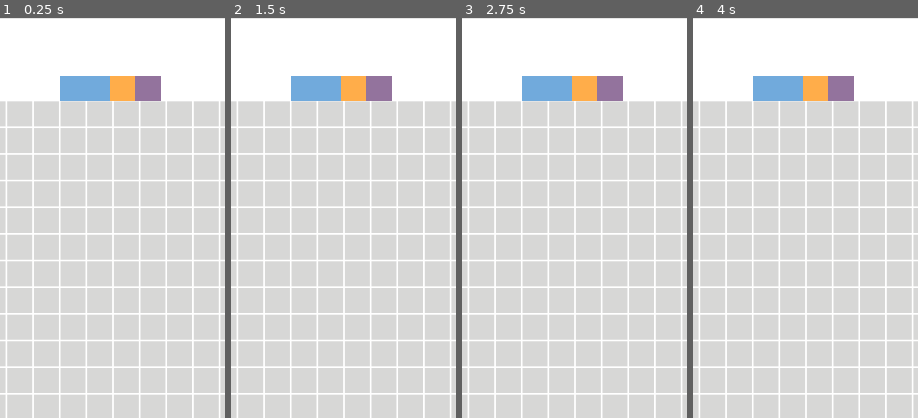
Above: before the commit, frames 1-4 (left to right).
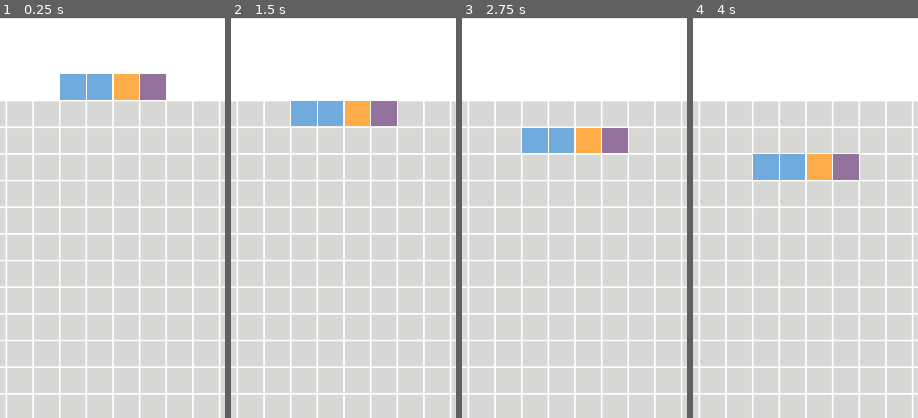
Above: after the commit, the same moments.

Repository: arabbani/tetris-game
Game: Godot game, scene res://scenes/game_window.tscn
The game is run twice, just before and just after one commit, with the same random seed, the same clock (stepped at 60 frames per second) and the same inputs. The project has no main scene, so this scene is started directly.
Inputs (mouse positions are % of the whole screen's width and height, from its top left):
- Up to frame 1 (0.25 s): no input
- Up to frame 2 (1.5 s): tap Enter at 0.5 s; move the mouse to (72, 45) at 0.52 s; move the mouse to (30, 55) at 1.27 s
- Up to frame 3 (2.75 s): tap Space at 2 s; move the mouse to (60, 28) at 2.02 s
- Up to frame 4 (4 s): tap Enter at 2.75 s; move the mouse to (45, 70) at 2.77 s; tap Space at 3.5 s; move the mouse to (80, 65) at 3.52 s
The pictures show only the part of the screen within x 25-75%, y 0-50%; the shares and areas given below are measured in that part.

The runs differ from the first frame. In frame 1, 0.7% of the frame differs, in the area x 26-74%, y 14-21%; in frame 2, 5.6%; in frame 3, 5.6%; in frame 4, 5.8%, in the area x 26-74%, y 14-41%.

Commit message:
Move down initial coded

Diff:
--- a/scenes/game_window.tscn
+++ b/scenes/game_window.tscn
@@ -30,8 +30,17 @@
 script = ExtResource( 2 )
 columns = 16
 rows = 24
-tile_size = 60
+tile_size = 64
 grid_x_start = 60
 grid_y_start = 1702
 new_tetromino_x_start = 444
 new_tetromino_y_start = 230
+
+[node name="move_down_timer" type="Timer" parent="." index="2"]
+
+process_mode = 1
+wait_time = 1.0
+one_shot = false
+autostart = false
+
+[connection signal="timeout" from="move_down_timer" to="game_grid" method="_on_move_down_timer_timeout"]
--- a/scenes/tile.tscn
+++ b/scenes/tile.tscn
@@ -2,7 +2,7 @@
 
 [ext_resource path="res://scripts/tile.gd" type="Script" id=1]
 
-[node name="tile" type="Node2D" index="0"]
+[node name="tile" type="Node2D"]
 
 script = ExtResource( 1 )
 _sections_unfolded = [ "Transform" ]
@@ -12,3 +12,12 @@
 
 scale = Vector2( 0.75, 0.75 )
 _sections_unfolded = [ "Transform" ]
+
+[node name="move_tween" type="Tween" parent="." index="1"]
+
+repeat = false
+playback_process_mode = 1
+playback_speed = 1.0
+playback/active = false
+playback/repeat = false
+playback/speed = 1.0
--- a/scripts/game_grid.gd
+++ b/scripts/game_grid.gd
@@ -221,10 +221,10 @@
 		var random_number = random_number(available_tiles.size())
 		tiles.append(available_tiles[random_number].instance())
 	current_tetromino.tiles = tiles
-	draw_tiles()
-
-# draw tiles
-func draw_tiles():
+	draw_tetromino()
+
+# draw tetromino
+func draw_tetromino():
 	var tile_index = 0
 	var active_tetromino = current_tetromino.active_tetromino
 	for i in active_tetromino.size():
@@ -235,6 +235,21 @@
 				tile_index += 1
 				add_child(tile)
 				tile.position = grid_to_pixel(new_tetromino_x_start, new_tetromino_y_start + tile_size * current_tetromino.tetromino["y_offset"][current_tetromino.active_tetromino_index], j, i)
+	get_parent().get_node("move_down_timer").start()
+
+# move tetromino down
+func move_tetromino_down():
+	for i in current_tetromino.tetromino["y_offset"].size():
+		current_tetromino.tetromino["y_offset"][i] += 1
+	var tile_index = 0
+	var active_tetromino = current_tetromino.active_tetromino
+	for i in active_tetromino.size():
+		var positions = active_tetromino[i]
+		for j in positions.size():
+			if positions[j]:
+				var tile = current_tetromino.tiles[tile_index]
+				tile_index += 1
+				tile.move(grid_to_pixel(new_tetromino_x_start, new_tetromino_y_start + tile_size * current_tetromino.tetromino["y_offset"][current_tetromino.active_tetromino_index], j, i))
 
 # convert grid position to pixel position
 func grid_to_pixel(x_start, y_start, column, row):
@@ -255,6 +270,8 @@
 func random_number(end):
 	return floor(rand_range(0, end))
 
+func _on_move_down_timer_timeout():
+	move_tetromino_down()
 
 
 # Tetromino Class
--- a/scripts/tile.gd
+++ b/scripts/tile.gd
@@ -3,12 +3,13 @@
 enum Tile_Colors { color_1, color_2, color_3, color_4, color_5, color_6 }
 export(Tile_Colors) var color
 
+var move_tween
+
 func _ready():
-	# Called when the node is added to the scene for the first time.
-	# Initialization here
-	pass
+	move_tween = get_node("move_tween")
 
-#func _process(delta):
-#	# Called every frame. Delta is time since last frame.
-#	# Update game logic here.
-#	pass
+# move the tile
+func move(target):
+	move_tween.interpolate_property(self, "position", position, target, 0.3,
+	                            Tween.TRANS_BOUNCE, Tween.EASE_OUT)
+	move_tween.start()
